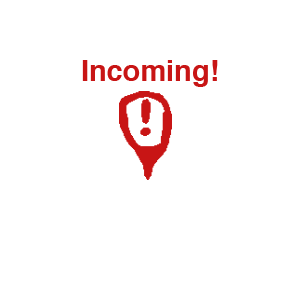
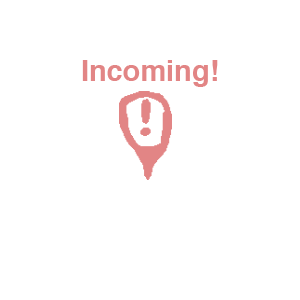
Layer changes from the first 300px x 300px image to the second:
painted on "Incoming!" over [82, 60, 218, 87]
painted on "Layer 4" over [119, 91, 172, 180]
